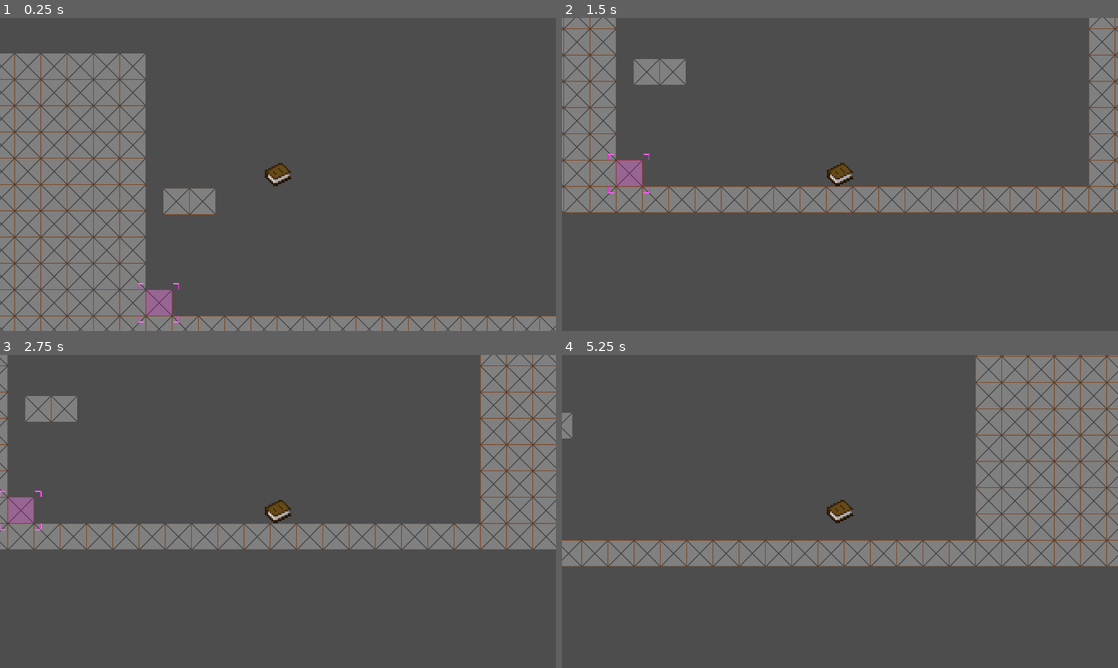
Above: before the commit, frames 1-4 (two rows, left to right).
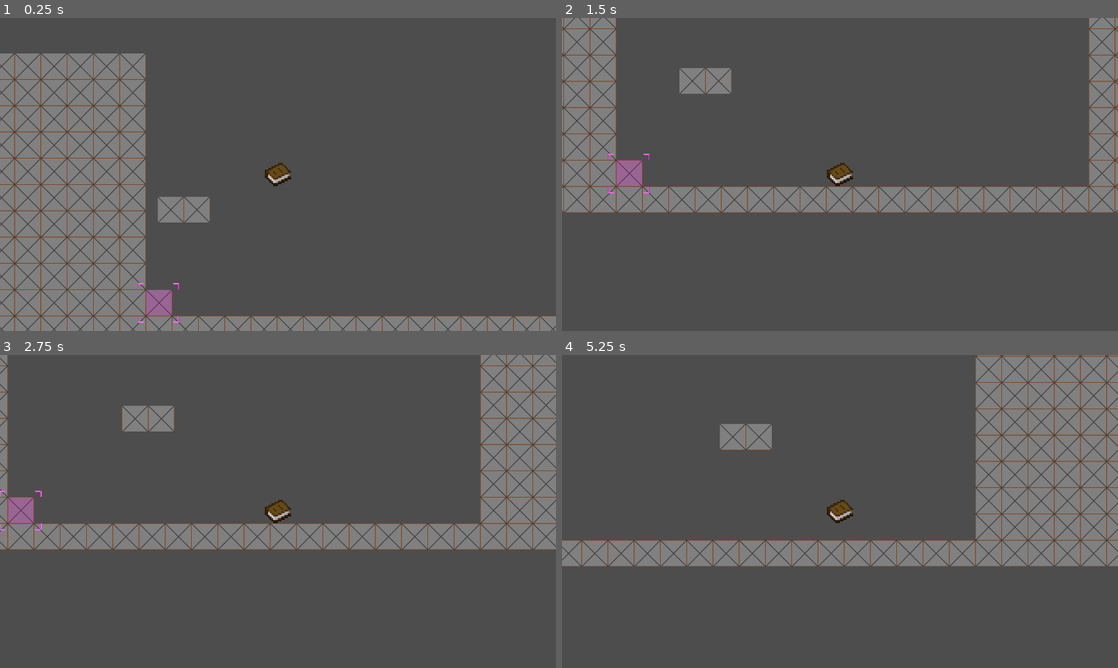
Above: after the commit, the same moments.

Repository: Arti-Dev/LucidNightmaresDemo
Game: Godot game, scene res://scenes/level.tscn
Same seed, same stepped clock (60 frames per second), same inputs: the game is played once before the commit and once after it.
Inputs:
- Up to frame 1 (0.25 s): no input
- Up to frame 2 (1.5 s): hold D (PlayerRight) from 0.53 s (still down); tap Q (Q) at 0.6 s; tap Space (PlayerJump) at 0.77 s; tap Tab (Tab) at 1.35 s
- Up to frame 3 (2.75 s): tap Space (PlayerJump) at 1.52 s; release D (PlayerRight) at 2.03 s; hold A (PlayerLeft) from 2.03 s (still down); tap Q (Q) at 2.1 s
- Up to frame 4 (5.25 s): release A (PlayerLeft) at 2.78 s; hold D (PlayerRight) 2.78-4.28 s; tap Tab (Tab) at 2.85, 4.35 s; tap Space (PlayerJump) at 3.02, 3.77, 4.52 s; tap Q (Q) at 3.6, 5.1 s; hold A (PlayerLeft) 4.28-5.03 s; hold D (PlayerRight) from 5.03 s (still down)

The runs differ from the first frame. In frame 1, 0.7% of the frame differs, in the area x 28-39%, y 54-66%; in frame 2, 1.3%; in frame 3, 1.4%, in the area x 4-32%, y 13-25%; in frame 4, 0.9%.

Commit message:
Implement moving platform via pathing

Diff:
--- a/scenes/level.tscn
+++ b/scenes/level.tscn
@@ -29,11 +29,11 @@
 sources/0 = SubResource("TileSetAtlasSource_87rnx")
 sources/1 = SubResource("TileSetScenesCollectionSource_vljlh")
 
-[sub_resource type="Curve2D" id="Curve2D_gb44v"]
+[sub_resource type="Curve2D" id="Curve2D_sr0ws"]
 _data = {
-"points": PackedVector2Array(-1.49831, 292.17, 1.49831, -292.17, 2989, 446, -202.271, -1.49831, 202.271, 1.49831, 3182, 150, 1.49831, -260.705, -1.49831, 260.705, 3371, 449, 184.292, 1.49831, -184.292, -1.49831, 3179, 708, -1.49831, 251.716, 1.49831, -251.716, 2989, 446)
+"points": PackedVector2Array(0, 0, 0, 0, 1, 24, 0, 0, 0, 0, 585, 32, 0, 0, 0, 0, 587, 146, 0, 0, 0, 0, 8, 145, 0, 0, 0, 0, 1, 24, 0, 0, 0, 0, -23, 185)
 }
-point_count = 5
+point_count = 6
 
 [node name="Level" type="Node2D"]
 
@@ -49,9 +49,7 @@
 tile_map_data = PackedByteArray("AAAAAAgAAAAAAAAAAAABAAgAAAAAAAAAAAACAAgAAAAAAAAAAAADAAgAAAAAAAAAAAAEAAgAAAAAAAAAAAAFAA …(5184 unchanged characters)…
 tile_set = SubResource("TileSet_r1dbd")
 
-[node name="MovingPlatformPath" parent="." instance=ExtResource("5_vpwjr")]
-position = Vector2(2986, 457)
-
-[node name="Path2D" type="Path2D" parent="MovingPlatformPath"]
-position = Vector2(-3027, -448)
-curve = SubResource("Curve2D_gb44v")
+[node name="platform" parent="." instance=ExtResource("5_vpwjr")]
+position = Vector2(2948, 453)
+scale = Vector2(1, 1)
+curve = SubResource("Curve2D_sr0ws")
--- a/scenes/moving_platform_path.tscn
+++ b/scenes/moving_platform_path.tscn
@@ -1,7 +1,9 @@
-[gd_scene load_steps=6 format=3 uid="uid://dhj35qgxqpkna"]
+[gd_scene load_steps=7 format=3 uid="uid://dhj35qgxqpkna"]
 
 [ext_resource type="Texture2D" uid="uid://by3poox6dkvvr" path="res://assets/tileset/tileset.png" id="1_8vkfn"]
 [ext_resource type="Script" path="res://scripts/moving_platform_path.gd" id="1_kxrev"]
+
+[sub_resource type="Curve2D" id="Curve2D_uwdly"]
 
 [sub_resource type="TileSetAtlasSource" id="TileSetAtlasSource_i2sqx"]
 texture = ExtResource("1_8vkfn")
@@ -17,8 +19,15 @@
 [sub_resource type="RectangleShape2D" id="RectangleShape2D_pn0ws"]
 size = Vector2(124, 59)
 
-[node name="MovingPlatformPath" type="Node2D"]
+[node name="MovingPlatformPath" type="Path2D"]
+curve = SubResource("Curve2D_uwdly")
 script = ExtResource("1_kxrev")
+
+[node name="PathFollow2D" type="PathFollow2D" parent="."]
+rotates = false
+
+[node name="RemoteTransform2D" type="RemoteTransform2D" parent="PathFollow2D"]
+remote_path = NodePath("../../AnimatableBody2D")
 
 [node name="AnimatableBody2D" type="AnimatableBody2D" parent="."]
 collision_mask = 7
@@ -28,6 +37,5 @@
 tile_set = SubResource("TileSet_j45mj")
 
 [node name="CollisionShape2D" type="CollisionShape2D" parent="AnimatableBody2D"]
-visible = false
 position = Vector2(0, 31)
 shape = SubResource("RectangleShape2D_pn0ws")
--- a/scripts/moving_platform_path.gd
+++ b/scripts/moving_platform_path.gd
@@ -1,12 +1,18 @@
-extends Node2D
+extends Path2D
 
 @onready var animBody = $AnimatableBody2D
 
+# to set up:
+# instantiate this scene
+# define a Curve2D in the inspector of the scene node
+@onready var pathFollow: PathFollow2D = $PathFollow2D
+@export var speed = 100
+
 # Called when the node enters the scene tree for the first time.
 func _ready() -> void:
-	print(get_children().size())
+	pass
 
 
 # Called every frame. 'delta' is the elapsed time since the previous frame.
-func _process(delta: float) -> void:
-	pass
+func _physics_process(delta: float) -> void:
+	pathFollow.progress += speed * delta
